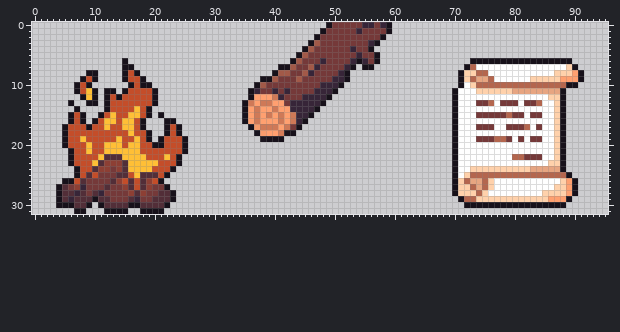
One commit to this sprite sheet: citm_desvj_project_template-L07/Output/Assets/Maps/Tileset_CheckPoints.png. The picture above was drawn from the file before the commit.
The file is 96x32 pixels. Pixels under 10% opacity are left out. Colours within 5 levels of each other are drawn and written as one.
The same view after the edit:
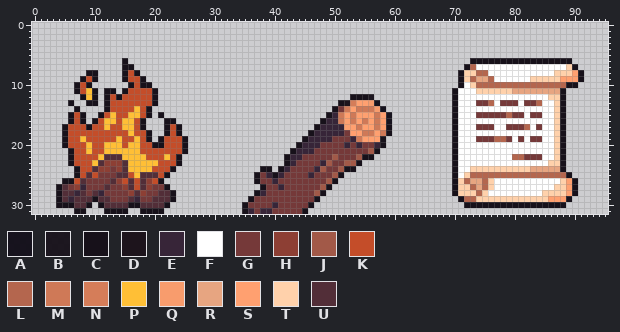
Palette (. is transparent): A #110d18f7  B #17111af7  C #17111a  D #1d141c  E #372538  F #ffffff  G #753939  H #8d3f34  J #a25948  K #c44d29  L #b4664e  M #cf7957  N #d57d59  P #ffbf36  Q #f89c6d  R #e7a581  S #ffa070  T #ffd1ab  U #522e38
Diff:
@@ x 33..61 @@
- 0 ................CGGGGGEEGEC..
- 1 ...............CGGGGGEGGGGC..
- 2 ..............CGGGGGGGGGGC...
- 3 .............CJGGGGGGGGEC....
- 4 ............CJGGGGGGEGGC.....
- 5 ...........CJGGGGGGGGEGGC....
- 6 ..........CJGGGEGGGGECEGC....
- 7 ........CCJGGJEGGGGEC.CC.....
- 8 .......CJJGGJEGGGGEC.........
- 9 .....CCJGGGJGGGGGEEC.........
-10 ....CJGGGGGGGGGEEEC..........
-11 ...CEGGEGEGGGGEEEC...........
-12 ...CSSSMEGGGEEEEC............
-13 ..CMSMMSSGEEEEEC.............
-14 ..CSMSSMSSEEEEC..............
-15 ..ASMSMSMSMEEC...............
-16 ..ASMSSSMSMEC................
-17 ...AQMMMSMGC.................
-18 ....AQSSNDC..................
-19 .....BCCC....................
-20 .............................
-21 .............................
-22 .............................
-23 .............................
-24 .............................
-25 .............................
-26 .............................
-27 .............................
-28 .............................
-29 .............................
-30 .............................
-31 .............................
+ 0 .............................
+ 1 .............................
+ 2 .............................
+ 3 .............................
+ 4 .............................
+ 5 .............................
+ 6 .............................
+ 7 .............................
+ 8 .............................
+ 9 .............................
+10 .............................
+11 .............................
+12 ....................CCCB.....
+13 ..................CDNSSQA....
+14 .................CGMSMMMQA...
+15 ................CEMSMSSSMSA..
+16 ...............CEEMSMSMSMSA..
+17 ..............CEEEESSMSSMSC..
+18 .............CEEEEEGSSMMSMC..
+19 ............CEEEEGGGEMSSSC...
+20 ...........CEEEGGGGEGEGGEC...
+21 ..........CEEEGGGGGGGGGJC....
+22 .........CEEGGGGGJGGGJCC.....
+23 .........CEGGGGEJGGJJC.......
+24 .....CC.CEGGGGEJGGJCC........
+25 ....CGECEGGGGEGGGJC..........
+26 ....CGGEGGGGGGGGJC...........
+27 .....CGGEGGGGGGJC............
+28 ....CEGGGGGGGGJC.............
+29 ...CGGGGGGGGGGC..............
+30 ..CGGGGEGGGGGC...............
+31 ..CEGEEGGGGGC................
Pixel boxes of the changes (left, top, right, bottom) in both pictures:
changed: (242, 22, 392, 214)
